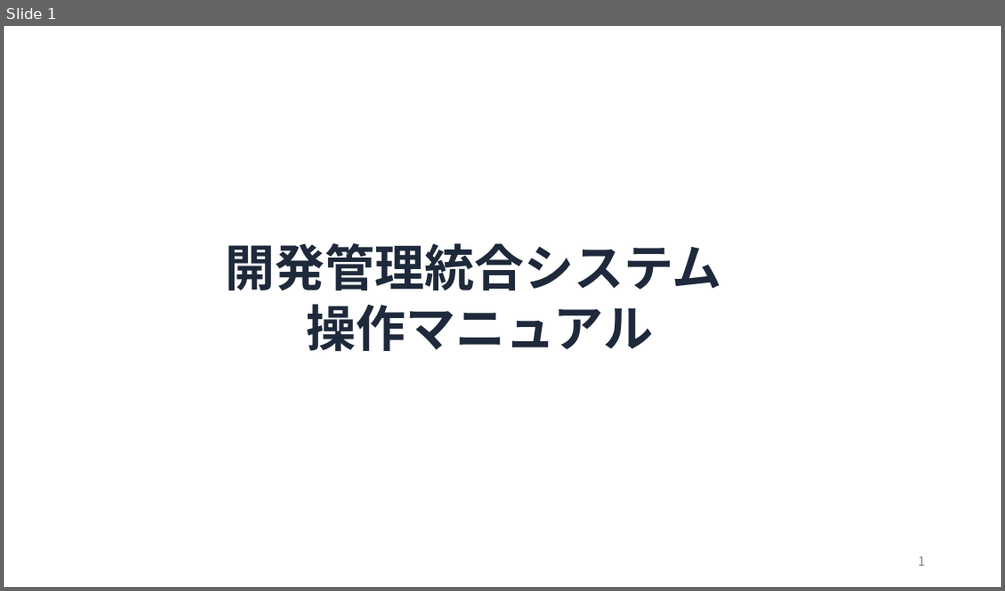
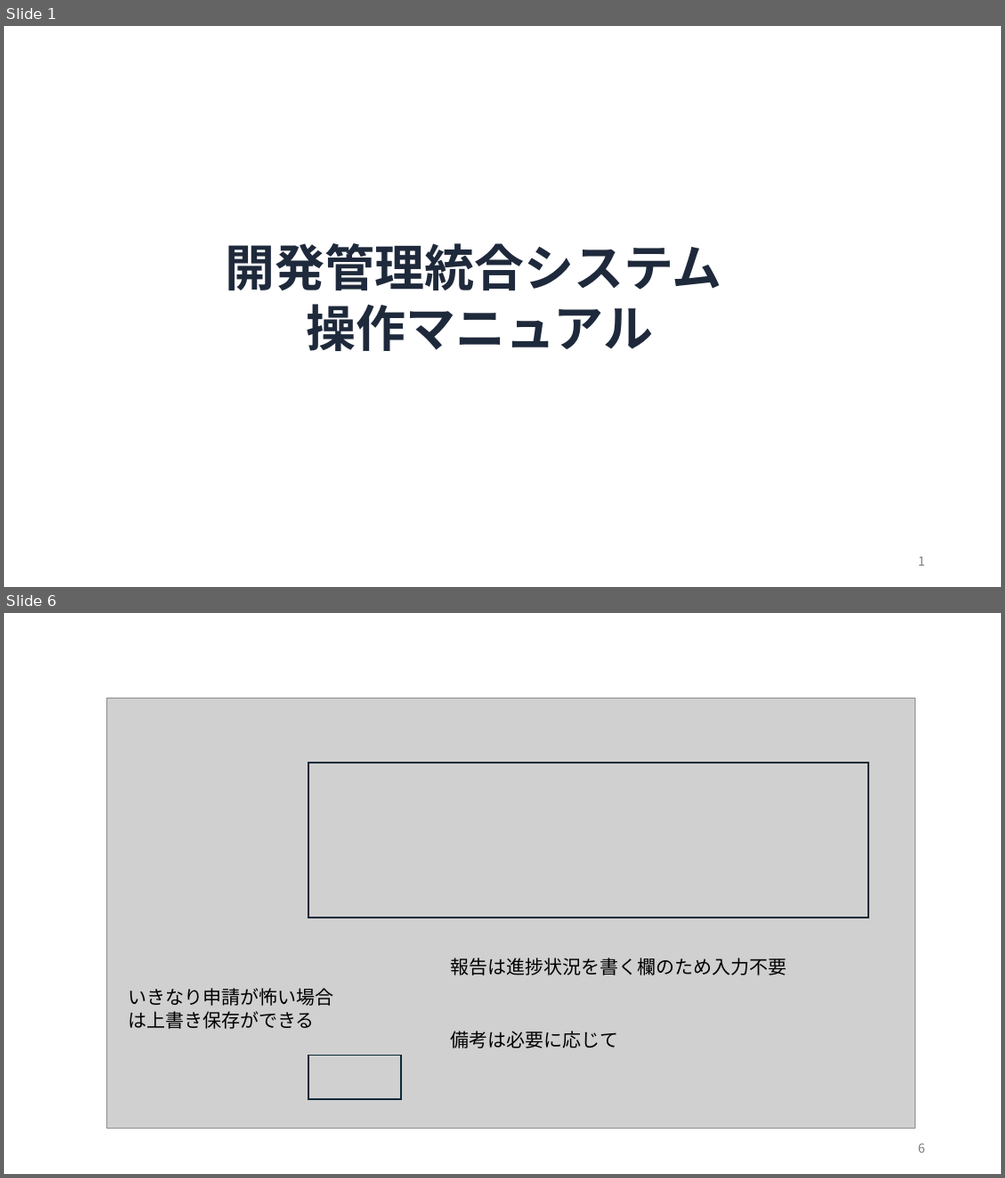
Before and after one commit to y-kagajapan/quest_1, a slide deck: doc/開発管理統合システム操作マニュアル.pptx. Shown one above the other, each under a label of ours: slide 1 before the commit, slides 1 and 6 after it; the slides between them are not shown. The pictures are 1005x591 and 1005x1178 pixels, drawn with LibreOffice and Linux fonts; fonts in the diff are those of the drawing; grey boxes stand for pictures; background and template pictures are left out. Boxes give left, top, right and bottom in pixels: in the first picture for what was removed or moved away, otherwise in the second. Text is boxed around its words. In the diff, an @@ line names an element or a change of style, - is before the commit and + after.

```diff
--- a/doc/開発管理統合システム操作マニュアル.pptx
+++ b/doc/開発管理統合システム操作マニュアル.pptx
@@ slide 6 added at (x1=4, y1=613, x2=1001, y2=1174), background #FFFFFF @@
@@ picture added at (x1=107, y1=698, x2=915, y2=1127) @@
@@ rectangle added at (x1=309, y1=763, x2=868, y2=917), outline #092A39 1.5 pt @@
@@ text added at (x1=450, y1=957, x2=786, y2=975), 18 pt, text #000000 @@
+報告は進捗状況を書く欄のため入力不要
@@ text added at (x1=128, y1=988, x2=333, y2=1029), 18 pt, text #000000 @@
+いきなり申請が怖い場合は上書き保存ができる
@@ text added at (x1=450, y1=1030, x2=618, y2=1048), 18 pt, text #000000 @@
+備考は必要に応じて
@@ rectangle added at (x1=309, y1=1055, x2=402, y2=1099), outline #092A39 1.5 pt @@
@@ page number added at (x1=918, y1=1143, x2=925, y2=1152), 12 pt, text #797979 @@
+6
```
Also in this commit, not shown: 3 slides changed, 38 other slides added, 8 slides removed.
